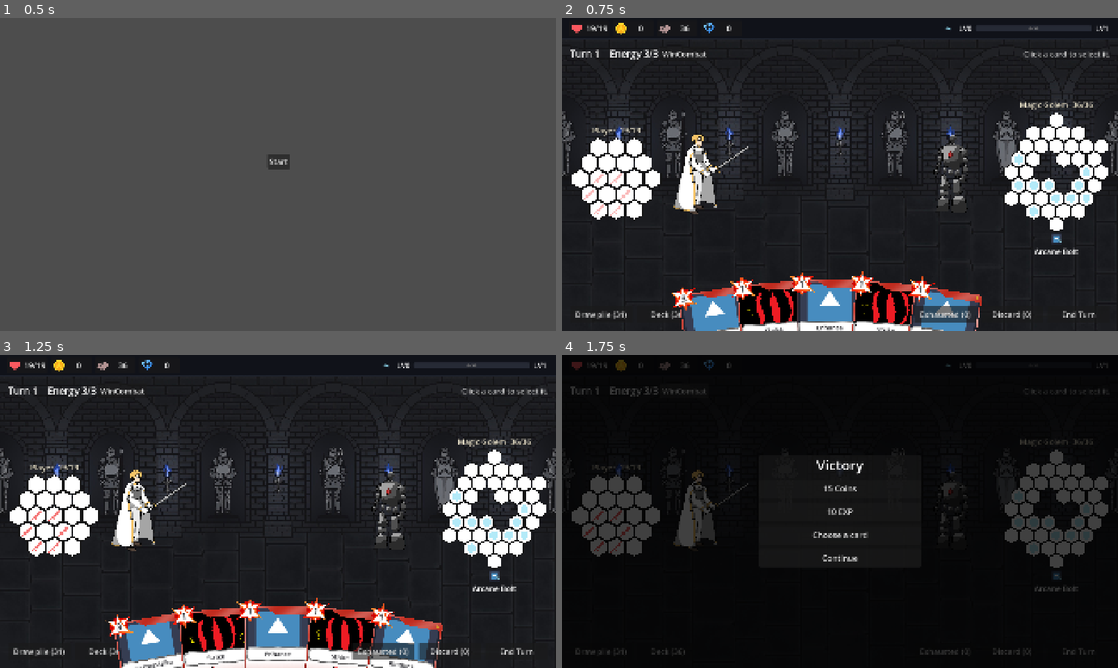
Above: before the commit, frames 1-4 (two rows, left to right).
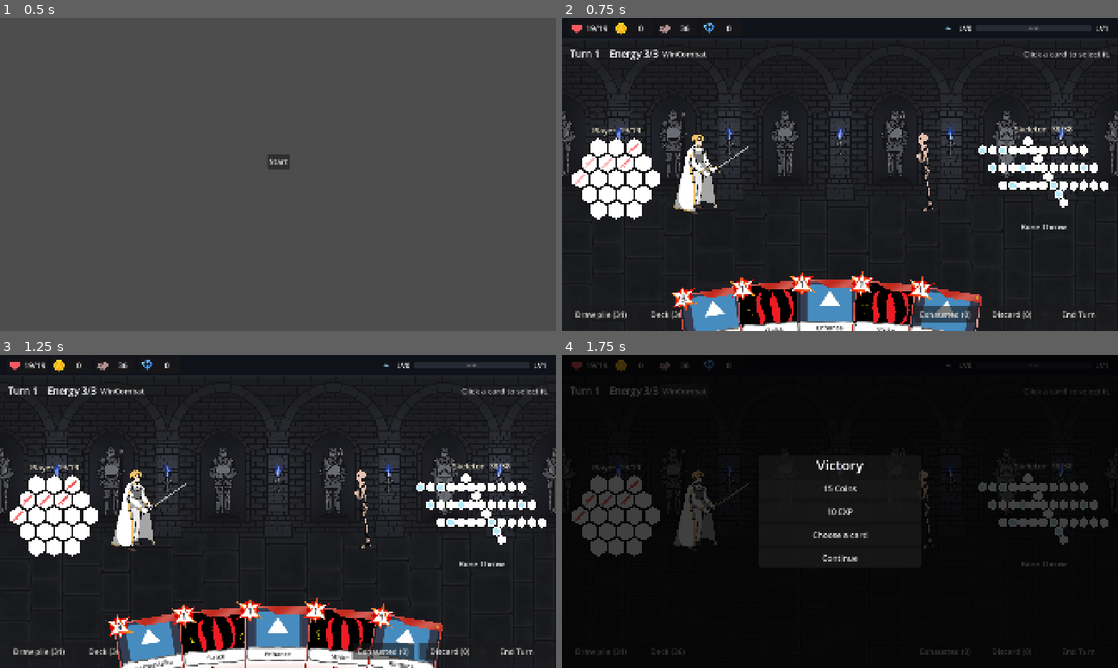
Above: after the commit, the same moments.

Repository: himaiayas/hex-sts
Game: Godot game, scene res://scenes/mainmenu.tscn
Same seed, same stepped clock (60 frames per second), same inputs: the game is played once before the commit and once after it. The engine's default icon, where the game draws it, is replaced by a stand-in: a white triangle on a blue panel in a dark square.
Inputs:
- Up to frame 1 (0.5 s): no input
- Up to frame 2 (0.75 s): click "Start" at 0.5 s
- Up to frame 3 (1.25 s): no input
- Up to frame 4 (1.75 s): click "WinCombat" at 1.25 s

Frame 1 is identical in both runs. In frame 2, 4.8% of the frame differs, in the area x 2-99%, y 26-76%; in frame 3, 4.8%; in frame 4, 3.8%.

Commit message:
feat: pick normal and elite fights from the current floor's monsters

Diff:
--- a/scripts/combat/combat_scene.gd
+++ b/scripts/combat/combat_scene.gd
@@ -722,10 +722,17 @@
 
 ## The enemy being built, fought in every normal and elite room (and on F6) until it's done.
 ## null = the usual line-ups.
-static var testing: Script = null
-
-
-## Placeholder line-ups until there are more enemies.
+static var testing: Script = Skeleton
+
+## Each floor's monsters: NORMALS[0] / ELITES[0] are floor 1. Floors past the end reuse the last one.
+## ponytail: floor 2 elites are still the Hydra until Frangenstein and the Lich are built.
+static var NORMALS: Array = [
+	[Slime, Goblin, Vermin, Hound, Ogre, MagicGolem, DarkElf, Griffin],
+	[Skeleton],
+]
+static var ELITES: Array = [[Hydra], [Hydra]]
+
+
 func _enemies_for(room_type: Enum.RoomType) -> Array[CombatUnit]:
 	var enemies: Array[CombatUnit] = []
 	if room_type == Enum.RoomType.BOSS_COMBAT:
@@ -734,10 +741,8 @@
 	if testing:
 		enemies.append(testing.new())
 		return enemies
-	if room_type == Enum.RoomType.ELITE_COMBAT:
-		enemies.append(Hydra.new())
-		return enemies
-	enemies.append([Slime, Goblin, Vermin, Hound, Ogre, MagicGolem, DarkElf, Griffin].pick_random().new())
+	var pools: Array = ELITES if room_type == Enum.RoomType.ELITE_COMBAT else NORMALS
+	enemies.append(pools[mini(RunState.dungeon_floor, pools.size()) - 1].pick_random().new())
 	return enemies
 
 
